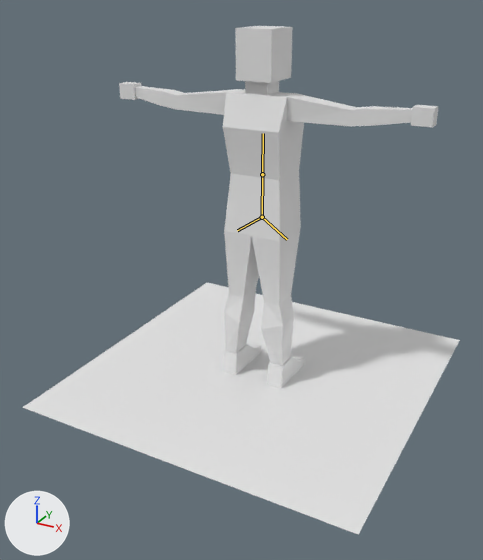
What one commit did to the Blender file Assets/Models/Mobs/enemydoll.blend.
Camera for both pictures: a 50 mm lens placed at (1.63, -3.2, 2.19), pointed at (-0.03, -0.18, 0.68). Lighting does not change. The marker at lower left points along +X, +Y and +Z. The bones that change are drawn over the model as lines.

Objects in the first picture: 'Plane', 'bicept.L', 'bicept.R', 'calf.L', 'calf.R', 'foot.L', 'forearm.L', 'forearm.R', 'hand.L', 'hand.R', 'head', 'neck', 'thigh.L', 'thigh.R', 'torso'.
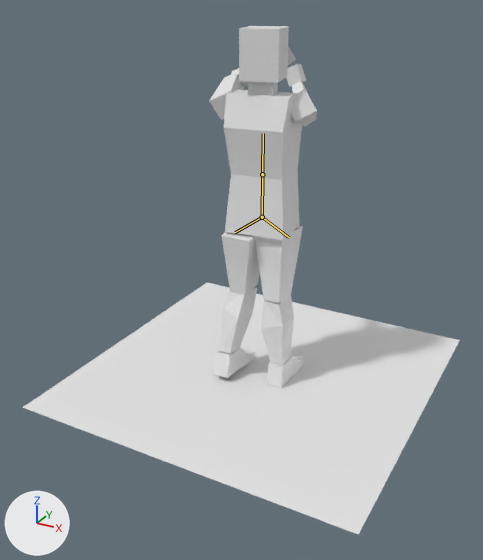
The newer file adds an action. The first version stands in its rest pose; the second is drawn at frame 5 of the action 'Flinch_2'.

Changed parts and their boxes (x1, y1, x2, y2) in the pictures (483 x 560 px):
'torso', posed: before (223, 89, 304, 241); after (224, 89, 302, 240)
'head', posed (12% narrower): before (236, 26, 293, 83); after (239, 26, 289, 83)
'thigh.R', posed: before (252, 227, 301, 305); after (255, 226, 303, 303)
'thigh.L', posed (8% wider): before (224, 231, 259, 297); after (222, 232, 260, 297)
'calf.L', posed (18% wider): before (224, 287, 256, 353); after (219, 287, 257, 354)
'bicept.R', posed: before (286, 94, 357, 126); after (291, 89, 317, 126)
'bicept.L', posed: before (176, 89, 238, 115); after (209, 75, 244, 120)
'forearm.R', posed: before (350, 106, 412, 126); after (292, 82, 308, 94)
'foot.L', posed (9% shorter): before (223, 342, 262, 375); after (214, 348, 254, 378)
'hand.R', posed: before (411, 105, 439, 128); after (286, 64, 306, 87)
'forearm.L', posed: before (135, 86, 184, 109); after (231, 68, 248, 87)
'neck', posed: before (245, 81, 279, 96); after (248, 82, 278, 95)
'hand.L', posed: before (119, 82, 141, 100); after (288, 46, 296, 65)
bone 'Pelvis.R', root to tip: before (262, 217) to (287, 239); after (262, 217) to (289, 237)
bone 'Pelvis.L', root to tip: before (262, 217) to (237, 230); after (262, 217) to (235, 232)

The edits, one by one:
Bone 'Spine1' (bone_spine1) turns from (0, 0, 0) to (0, 5, 0) degrees about its own x, y and z.
Bone 'Spine2' (bone_spine2) turns from (0, 0, 0) to (0, 9, 0) degrees about its own x, y and z.
Bone 'WristIK.L' (bone_wristik_l) moves from (0.0, 0.0, 0.0) to (-0.825, -0.201, 0.185).
Bone 'WristIK.L' (bone_wristik_l) turns from (0, 0, 0) to (19, -33, -164) degrees about its own x, y and z.
Bone 'WristIK.R' (bone_wristik_r) moves from (0.0, 0.0, 0.0) to (0.73, -0.521, 0.042).
Bone 'WristIK.R' (bone_wristik_r) turns from (0, 0, 0) to (-11, 67, 160) degrees about its own x, y and z.
Bone 'Pelvis.R' (bone_pelvis_r) turns from (0, 0, 0) to (1, -7, -11) degrees about its own x, y and z.
Bone 'Pelvis.L' (bone_pelvis_l) turns from (0, 0, 0) to (-1, -7, 11) degrees about its own x, y and z.
Bone 'HealIK.L' (bone_healik_l) moves from (0.0, 0.0, 0.0) to (0.0, 0.093, 0.026).
Bone 'HealIK.L' (bone_healik_l) turns from (0, 0, 0) to (6, 0, 0) degrees about its own x, y and z.
